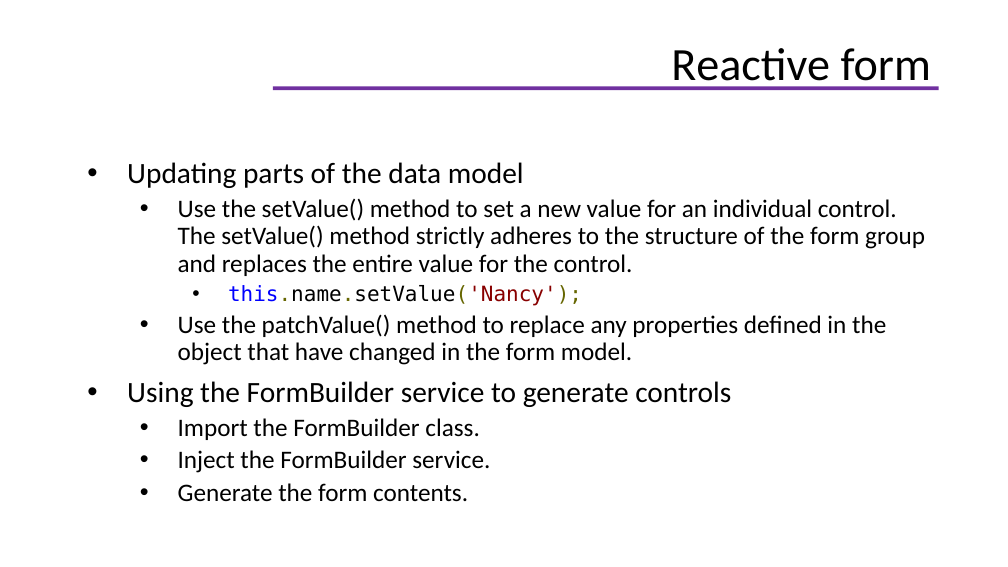
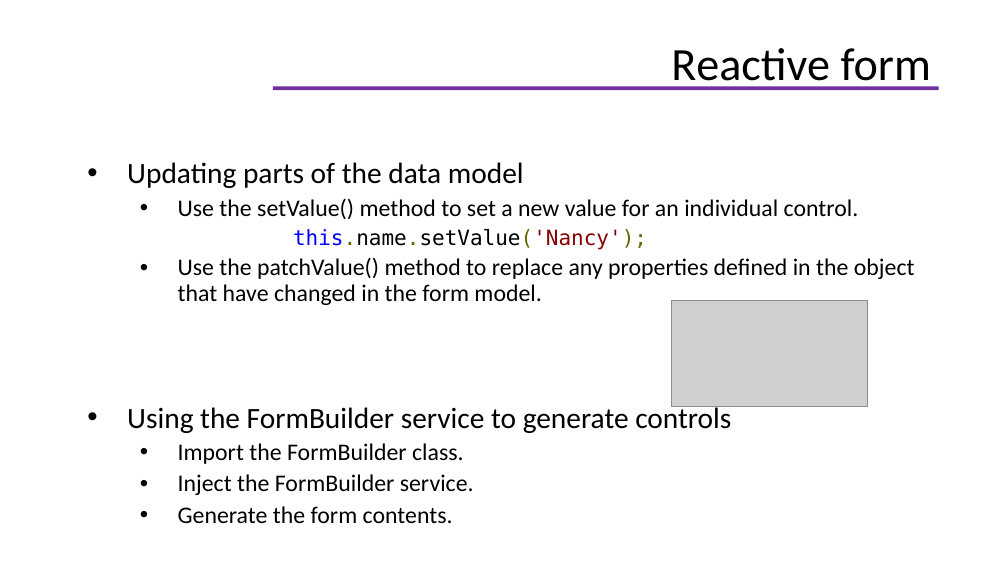
Before and after one commit to helenhash/angular-training, a slide deck: slide 69 of docs/Angular Training.pptx. Drawn at 1008x567 pixels with LibreOffice and Linux fonts; fonts in the diff are those of the drawing; grey boxes stand for pictures; background and template pictures are left out. Boxes give left, top, right and bottom in pixels: in the first picture for what was removed or moved away, otherwise in the second. Text is boxed around its words. In the diff, an @@ line names an element or a change of style, - is before the commit and + after.

```diff
--- a/docs/Angular Training.pptx
+++ b/docs/Angular Training.pptx
@@ text at <box>178,198,859,219</box>: text changed; size 18 to 17 pt @@
-  • Use the setValue() method to set a new value for an individual control. The setValue() method strictly adheres to the structure of the form group and replaces the entire value for the control.
+  • Use the setValue() method to set a new value for an individual control.
@@ text at <box>178,229,915,523</box>: size 18 to 17 pt in "Use the patchValue() method to replace any ...", "Import the FormBuilder class.", "Inject the FormBuilder service.", "Generate the form contents."; bullet • to none @@
@@ picture added at <box>672,300,868,407</box> @@
```
Also in this commit, not shown: 7 other slides changed, 1 slide added, 1 slide removed.
